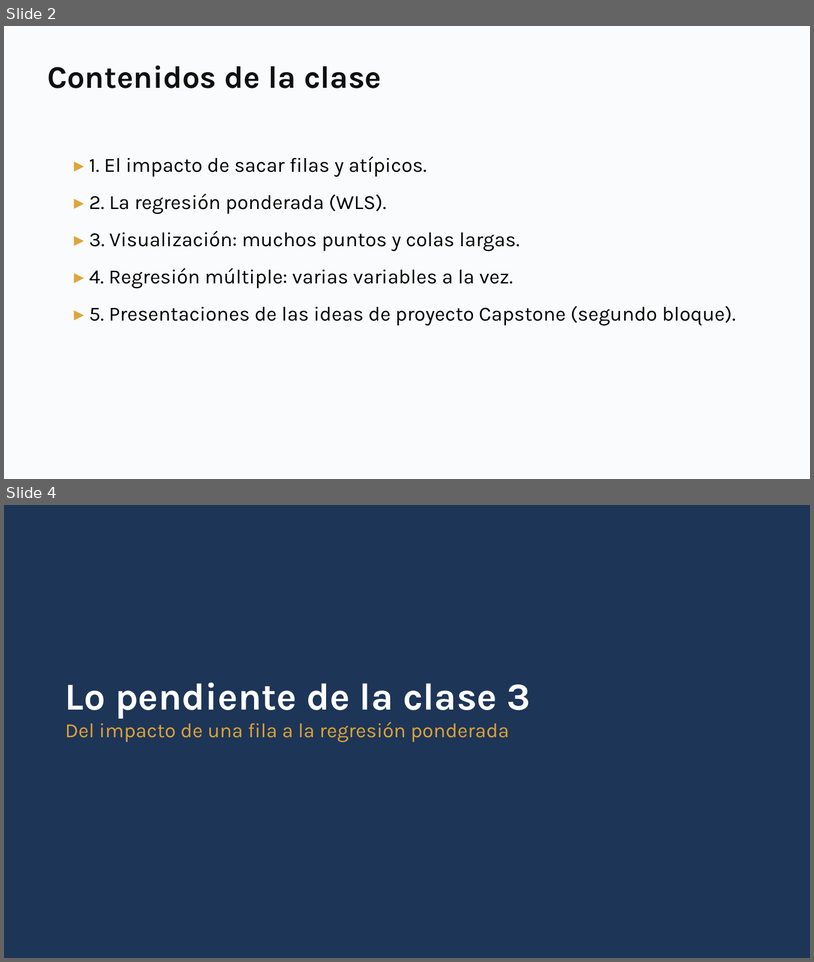
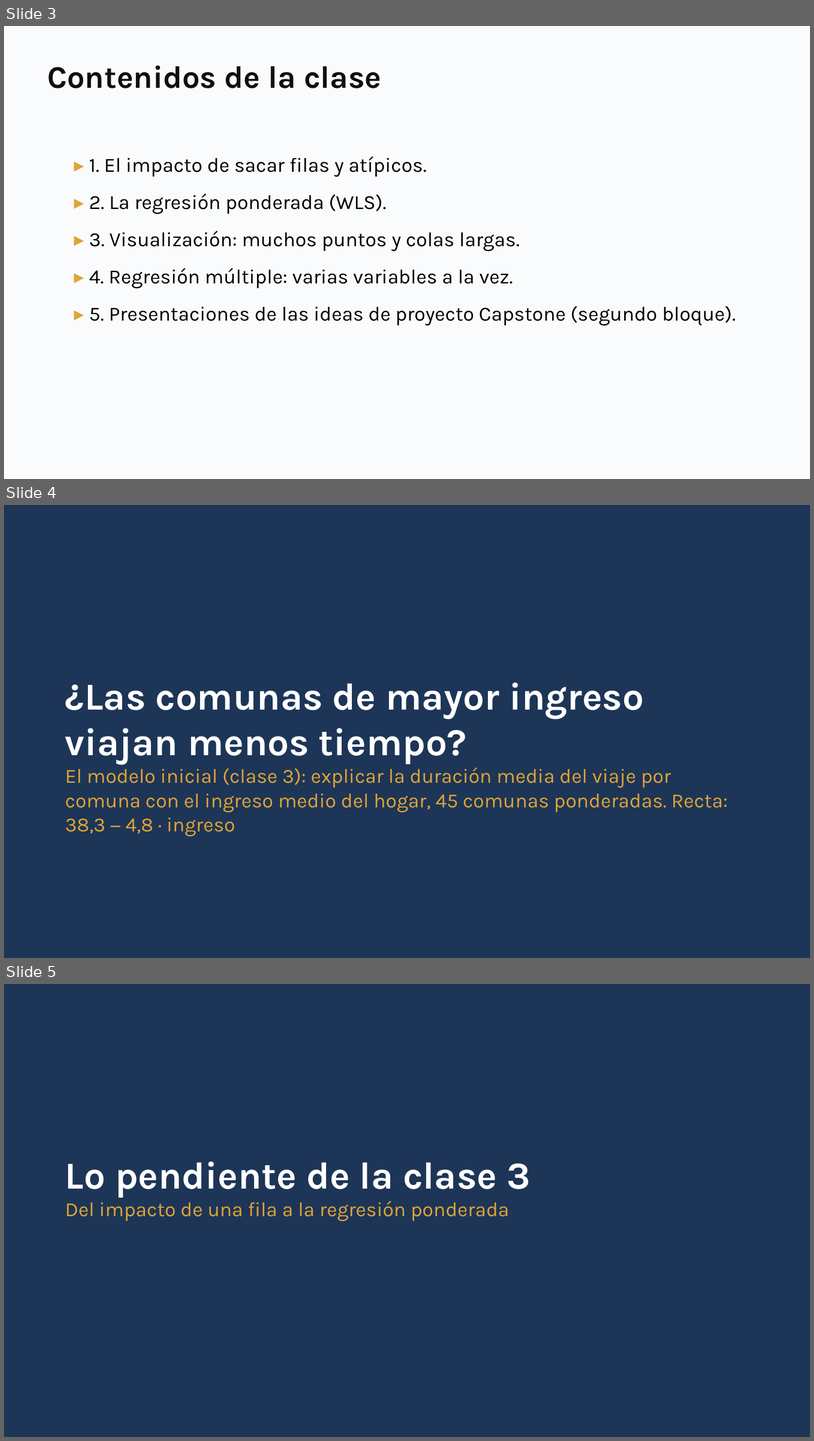
Before and after one commit to daniopitz/diplomado-cdd, a slide deck: presentaciones/clase04_regresion_multiple.pptx. Shown one above the other, each under a label of ours: slides 2 and 4 before the commit, slides 3, 4 and 5 after it; the slides between them are not shown. The pictures are 814x962 and 814x1441 pixels, drawn with LibreOffice and Linux fonts; fonts in the diff are those of the drawing. Boxes give left, top, right and bottom in pixels: in the first picture for what was removed or moved away, otherwise in the second. Text is boxed around its words. In the diff, an @@ line names an element or a change of style, - is before the commit and + after.

```diff
--- a/presentaciones/clase04_regresion_multiple.pptx
+++ b/presentaciones/clase04_regresion_multiple.pptx
@@ slide 4 added at (4,505,810,958), background #FFFFFF @@
@@ rectangle added at (4,505,810,958), fill #1D3557 @@
@@ text added at (65,683,728,837), 18 pt, text #E0A437 @@
+¿Las comunas de mayor ingreso viajan menos tiempo?
+El modelo inicial (clase 3): explicar la duración media del viaje por comuna con el ingreso medio del hogar, 45 comunas ponderadas. Recta: 38,3 − 4,8 · ingreso
@@ what was slide 2 is now slide 3 @@
@@ what was slide 4 is now slide 5 @@
```
Also in this commit, not shown: 1 other file.
